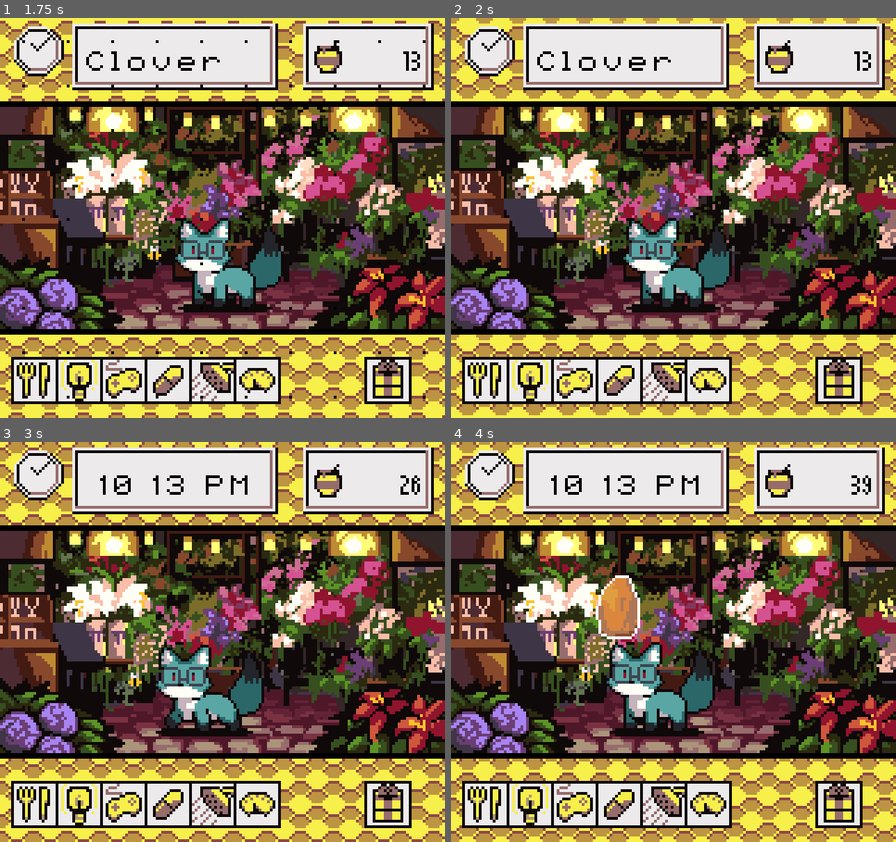
Above: before the commit, frames 1-4 (two rows, left to right).
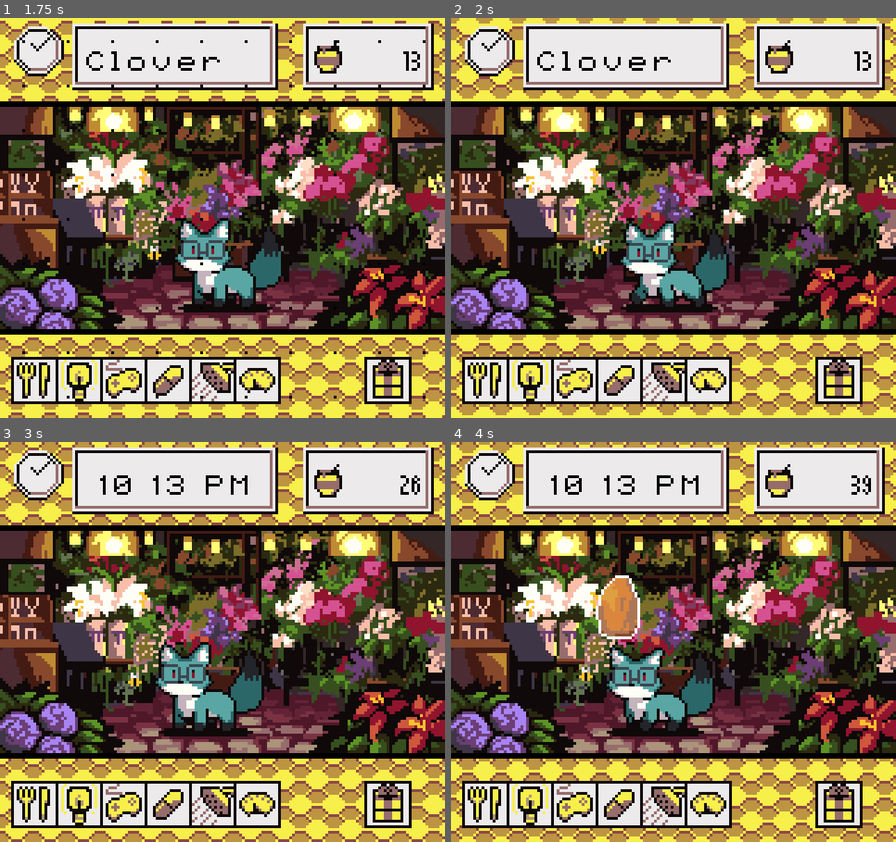
Above: after the commit, the same moments.

Repository: erodozer/pet.clover
Game: Godot game, scene res://Main.tscn
The game is run twice, just before and just after one commit, with the same random seed, the same clock (stepped at 60 frames per second) and the same inputs.
Inputs (mouse positions are in pixels of both pictures, inside the frame that each line leads up to):
- Up to frame 1 (1.75 s): tap Enter at 0.5 s; move the mouse to (320, 198) at 0.52 s; click (320, 198) at 0.67 s; tap Space at 1.25 s; move the mouse to (133, 238) at 1.27 s; click (133, 238) at 1.42 s
- Up to frame 2 (2 s): no input
- Up to frame 3 (3 s): click (40, 482) at 2 s; click (35, 806) at 2.75 s
- Up to frame 4 (4 s): click (531, 806) at 3.5 s

Frame 1 is identical in both runs. In frame 2, 2.0% of the frame differs, in the area x 31-64%, y 50-74%; in frame 3, 1.5%; in frame 4, 1.5%.

Commit message:
make twitch integration global
prevents breaking when changing scenes

Diff:
--- a/project.godot
+++ b/project.godot
@@ -20,6 +20,7 @@
 GameState="*res://GameState.gd"
 SceneManager="*res://addons/godot-ssm/SceneManager.tscn"
 NoClick="*res://ui/NoClick.tscn"
+Twitch="*res://twitch.gd"
 
 [debug]
 
--- a/scenes/flowershop/scene.gd
+++ b/scenes/flowershop/scene.gd
@@ -60,6 +60,8 @@
 	for _i in range(catch_up):
 		GameState.execute_turn()
 
+	Twitch.connect("chat_command", self, "_on_TwitchIntegration_chat_command")
+
 func _show_stats():
 	accepting_actions = false
 	# pause processing while bathing
--- a/scenes/flowershop/scene.tscn
+++ b/scenes/flowershop/scene.tscn
@@ -8,7 +8,6 @@
 [ext_resource path="res://scenes/flowershop/environment/foreground_lights_01.png" type="Texture" id=6]
 [ext_resource path="res://scenes/flowershop/ui/stats/StatusPanel.tscn" type="PackedScene" id=7]
 [ext_resource path="res://scenes/flowershop/environment/background_lights_02.png" type="Texture" id=8]
-[ext_resource path="res://scenes/flowershop/twitch.gd" type="Script" id=9]
 [ext_resource path="res://scenes/flowershop/environment/foreground_lightsoff.png" type="Texture" id=13]
 [ext_resource path="res://scenes/flowershop/environment/foreground_lights_02.png" type="Texture" id=14]
 [ext_resource path="res://pet/manuka.png" type="Texture" id=15]
@@ -162,7 +161,7 @@
 [node name="Sprite" type="AnimatedSprite" parent="WashScene/Fox"]
 position = Vector2( 0, -19 )
 frames = SubResource( 16 )
-frame = 4
+frame = 6
 playing = true
 
 [node name="Manuka" type="Sprite" parent="WashScene/Fox"]
@@ -176,8 +175,4 @@
 
 [node name="Transition" parent="." instance=ExtResource( 21 )]
 
-[node name="TwitchIntegration" type="Node" parent="."]
-script = ExtResource( 9 )
-
 [connection signal="action_pressed" from="UIControls" to="." method="_on_UIControls_action_pressed"]
-[connection signal="chat_command" from="TwitchIntegration" to="." method="_on_TwitchIntegration_chat_command"]
Not shown: 1 places in scenes/flowershop/scene.tscn that only renumber resources
Renamed: scenes/flowershop/twitch.gd -> twitch.gd
